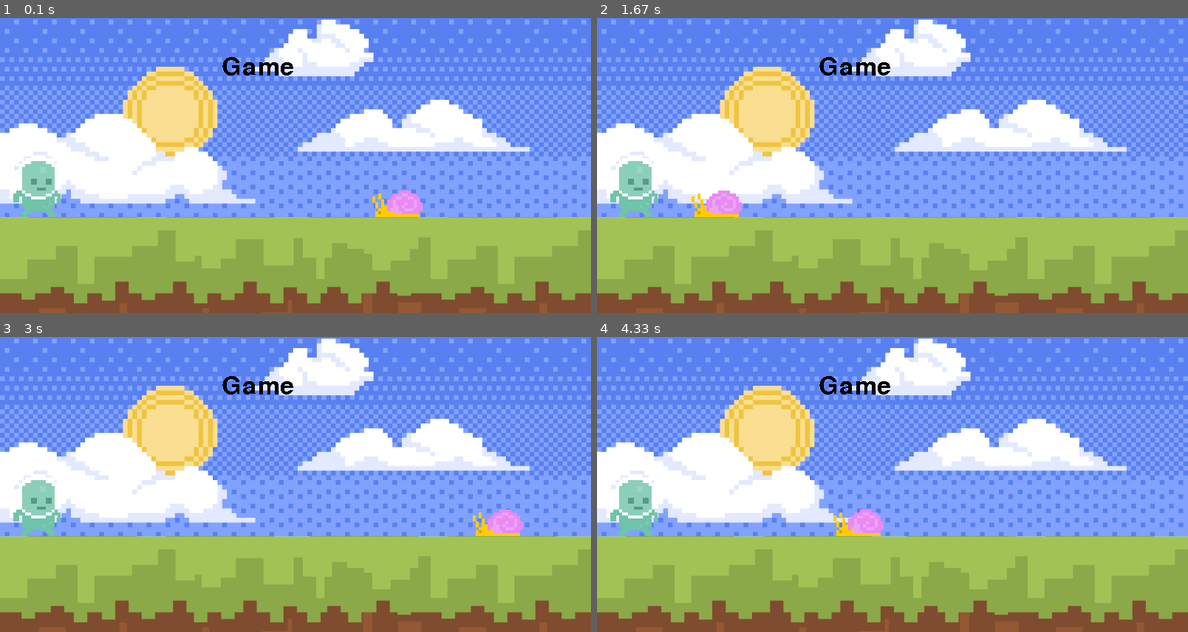
Above: before the commit, frames 1-4 (two rows, left to right).
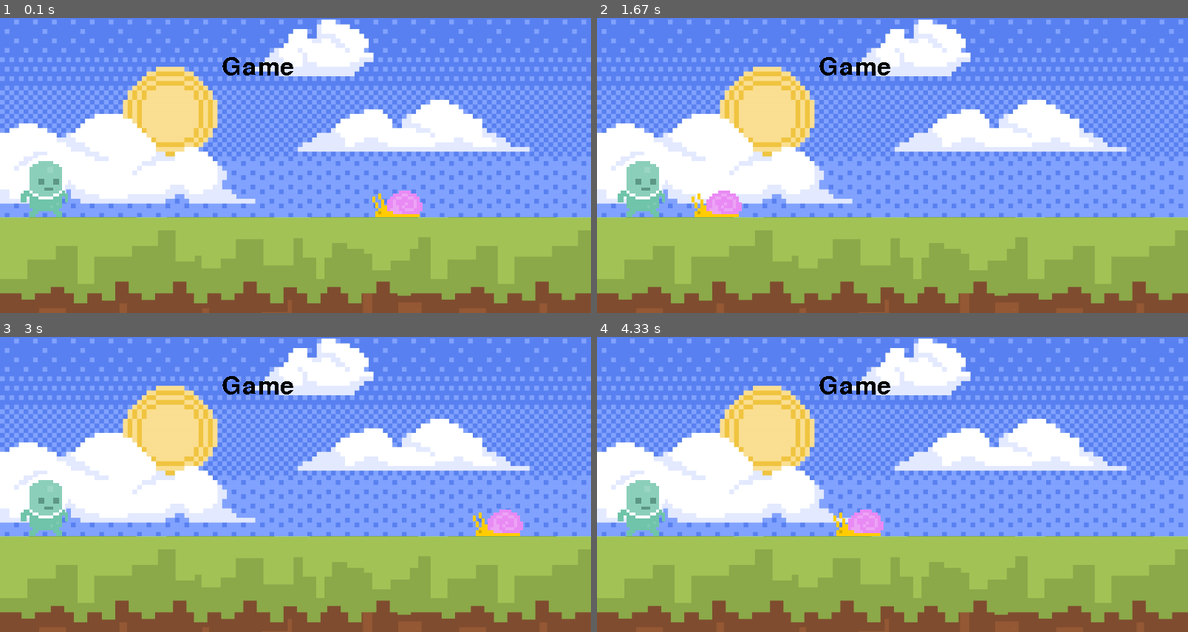
Above: after the commit, the same moments.

Repository: rshdwantstocode/pygame-pixel-runner
Game: pygame game, started from main.py
Same seed, same stepped clock (60 frames per second), same inputs: the game is played once before the commit and once after it.
Inputs (mouse positions are in pixels of both pictures, inside the frame that each line leads up to):
- Up to frame 1 (0.1 s): no input
- Up to frame 2 (1.67 s): click (644, 186) at 0.38 s
- Up to frame 3 (3 s): no input
- Up to frame 4 (4.33 s): no input

The runs differ from the first frame. In frame 1, 0.8% of the frame differs, in the area x 2-12%, y 46-68%; in frame 2, 0.8%; in frame 3, 0.8%; in frame 4, 0.8%.

Commit message:
Added mouse collision with the player

Diff:
--- a/main.py
+++ b/main.py
@@ -16,7 +16,7 @@
 snail_rect = snail_surface.get_rect(bottomright=(600, 270))
 
 player_surf = pygame.image.load('player/player_walk_1.png').convert_alpha()
-player_rect = player_surf.get_rect(midbottom=(50, 270))
+player_rect = player_surf.get_rect(midbottom=(60, 270))
 print(type(player_rect))
 
 while True:
@@ -24,6 +24,9 @@
         if event.type == pygame.QUIT:
             pygame.quit()
             sys.exit()
+        if event.type == pygame.MOUSEMOTION:
+            if player_rect.collidepoint(event.pos): print('collision')
+
     screen.blit(sky_surface, (0,-100))
     screen.blit(ground_surface, (0, 270))
     screen.blit(text_surface, (300, 50))
@@ -31,5 +34,10 @@
     if snail_rect.left < -100: snail_rect.right = 800
     screen.blit(snail_surface, snail_rect)
     screen.blit(player_surf, player_rect)
+
+    # mouse_pos = pygame.mouse.get_pos()
+    # if player_rect.collidepoint(mouse_pos):
+    #     print(pygame.mouse.get_pressed())
+
     pygame.display.update()
     clock.tick(60)
